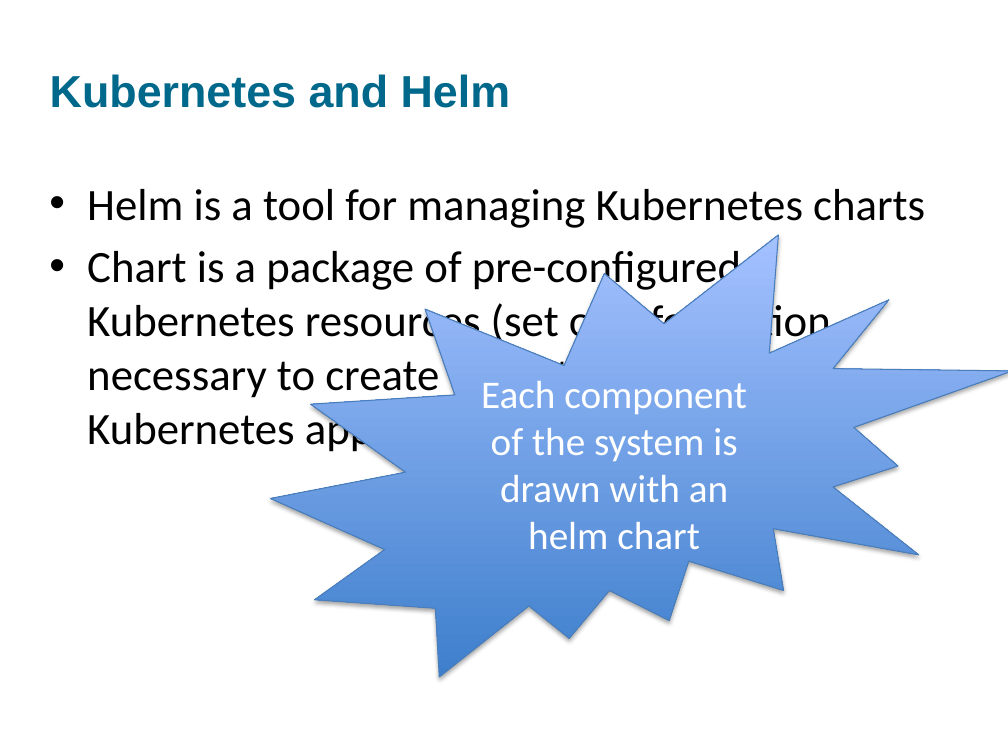
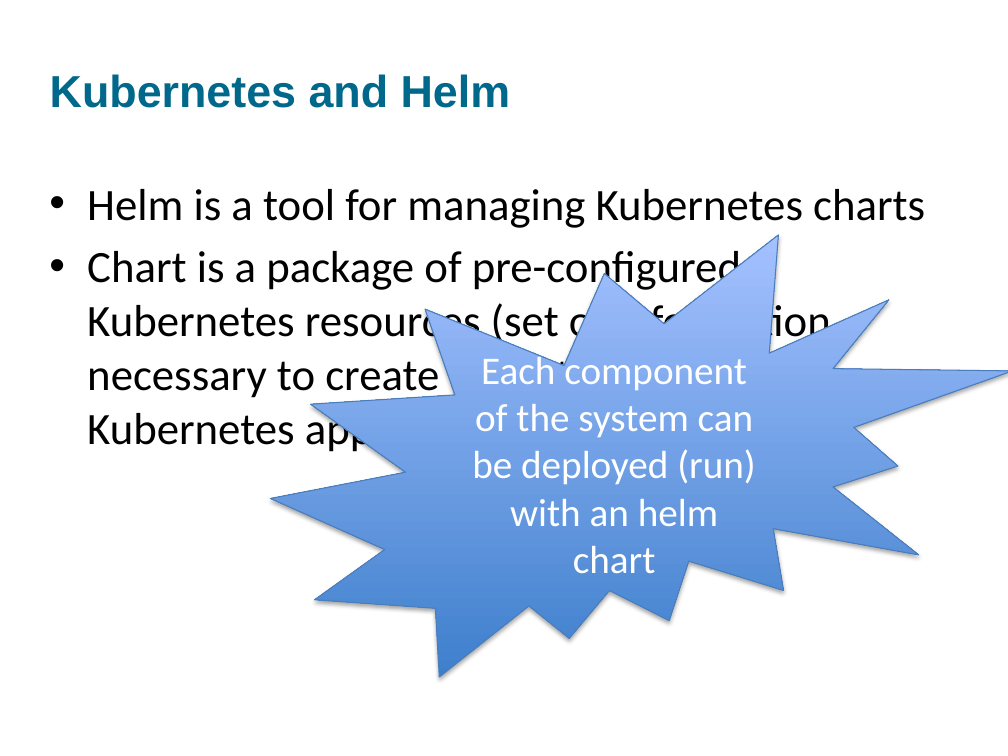
Before and after one commit to Matteo04052017/SPIE2020, a slide deck: slide 9 of 11452-15_talk.pptx. Drawn at 1008x756 pixels with LibreOffice and Linux fonts; fonts in the diff are those of the drawing; background and template pictures are left out. Boxes give left, top, right and bottom in pixels: in the first picture for what was removed or moved away, otherwise in the second. Text is boxed around its words. In the diff, an @@ line names an element or a change of style, - is before the commit and + after.

```diff
--- a/11452-15_talk.pptx
+++ b/11452-15_talk.pptx
@@ text in irregular seal at bbox=[472, 352, 756, 573]: text changed @@
-Each component of the system is drawn with an helm chart
+Each component of the system can be deployed (run) with an helm chart
```
Also in this commit, not shown: 4 other slides changed.
